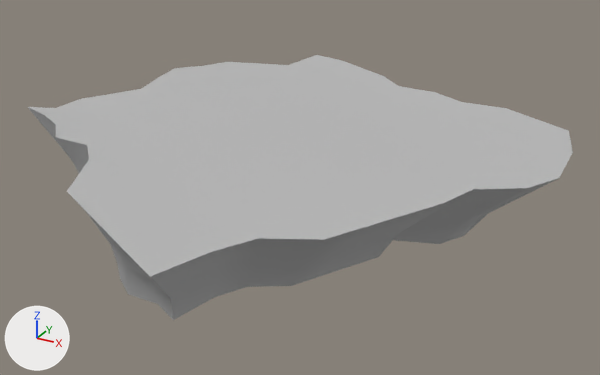
The FBX model Non-Euclidean Test/Assets/Meshes/Level 1 Meshes/ws_island.fbx: old version first, new version second.
The view is the same before and after, from a 50 mm camera at (20.6, -291.9, 26.7) aimed at (4.7, -263.0, 12.3). Arrows for +X, +Y and +Z are at lower left; the lights stay in place. Where no turn or scale is listed for an object, it has been applied to the vertices.

Names of what the first picture shows: 'ws_Island'.
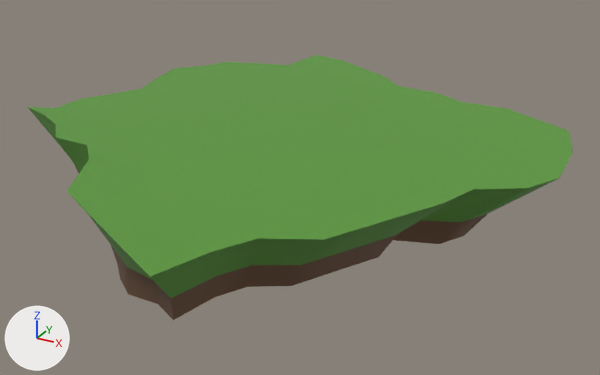
The newer file is also turned or shifted as a whole; pictures and numbers use the older file's frame.

The edits, one by one:
Material 'lambert90' (mat_lambert90) is new.
Its base color is (0.167, 0.0825, 0.0393) (brown #725138).
Material 'lambert89' (mat_lambert89) is new.
Its base color is (0.101, 0.312, 0.0367) (green #599836).
me_mesh has 282 vertices, 280 faces and spans x -11.0..12.3, y -12.3..12.3, z -1.9..1.9.
me_mesh is used by ob_ws_island; location (2.96, -263.28, 12.86).
me_mesh part 1: all 140 faces centred in x -8.1..9.3, y -9.2..9.7, z -1.8..-1.1 switch from mat_lambert1 (grey #bcbcbc) to mat_lambert90 (brown #725138).
me_mesh part 2: all 140 faces centred in x -9.8..11.3, y -10.7..11.0, z 0.7..1.8 switch from mat_lambert1 (grey #bcbcbc) to mat_lambert89 (green #599836).

Pixel boxes (x1, y1, x2, y2) of what changed, in the pictures (600 x 375 px):
part 1 of me_mesh, recoloured (grey to brown)
    both: (75, 166, 487, 320)
part 2 of me_mesh, recoloured (grey to green)
    both: (28, 55, 573, 298)
